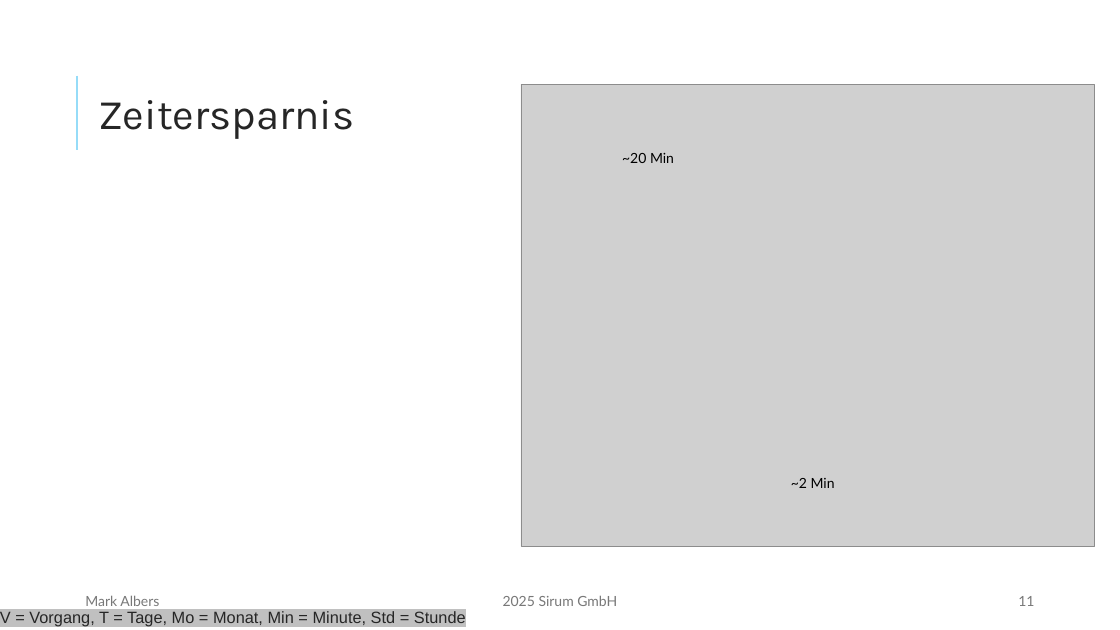
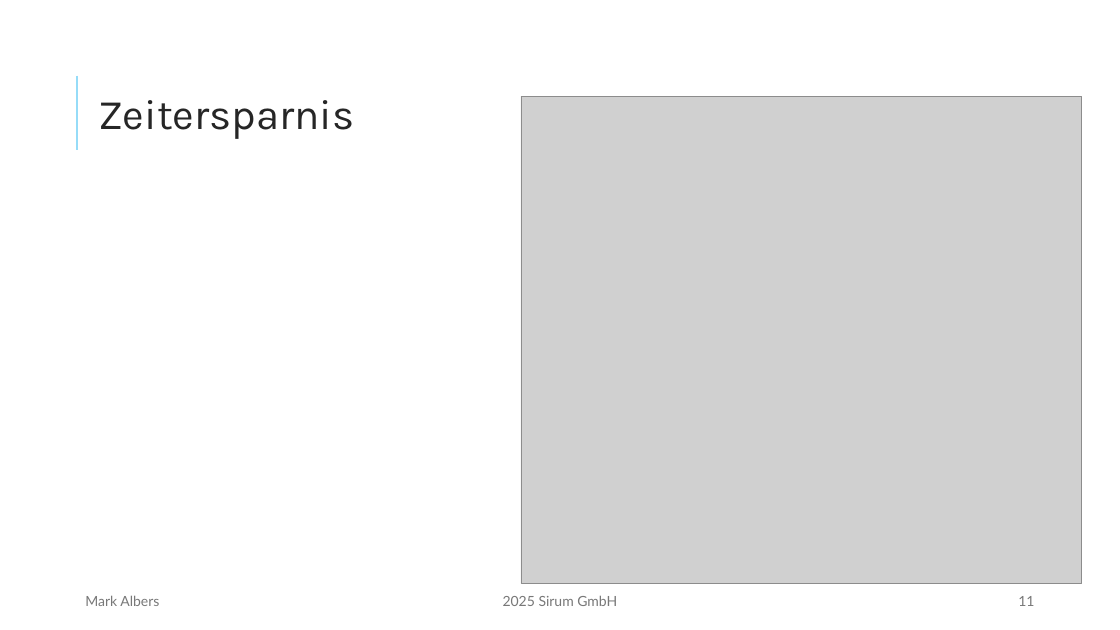
Before and after one commit to mork02/IHK-Projekt, a slide deck: slide 11 of Präsentation/Entwicklung eines Odoo-Moduls zur ZIP-komprimierten Dateiverwaltung im Dokumentenmanagementsystem.pptx. Drawn at 1120x630 pixels with LibreOffice and Linux fonts; fonts in the diff are those of the drawing; grey boxes stand for pictures. Boxes give left, top, right and bottom in pixels: in the first picture for what was removed or moved away, otherwise in the second. Text is boxed around its words. In the diff, an @@ line names an element or a change of style, - is before the commit and + after.

```diff
--- a/Präsentation/Entwicklung eines Odoo-Moduls zur ZIP-komprimierten Dateiverwaltung im Dokumentenmanagementsystem.pptx
+++ b/Präsentation/Entwicklung eines Odoo-Moduls zur ZIP-komprimierten Dateiverwaltung im Dokumentenmanagementsystem.pptx
@@ picture: place and size @@
-picture at bbox=[521, 84, 1094, 546]
+picture at bbox=[521, 97, 1082, 584]
@@ text removed at bbox=[622, 153, 674, 163] @@
-~20 Min
@@ text removed at bbox=[791, 478, 835, 488] @@
-~2 Min
@@ text removed at bbox=[0, 611, 466, 627] @@
-V = Vorgang, T = Tage, Mo = Monat, Min = Minute, Std = Stunde
```
Also in this commit, not shown: 6 other slides changed, 1 slide removed, 5 other files.
